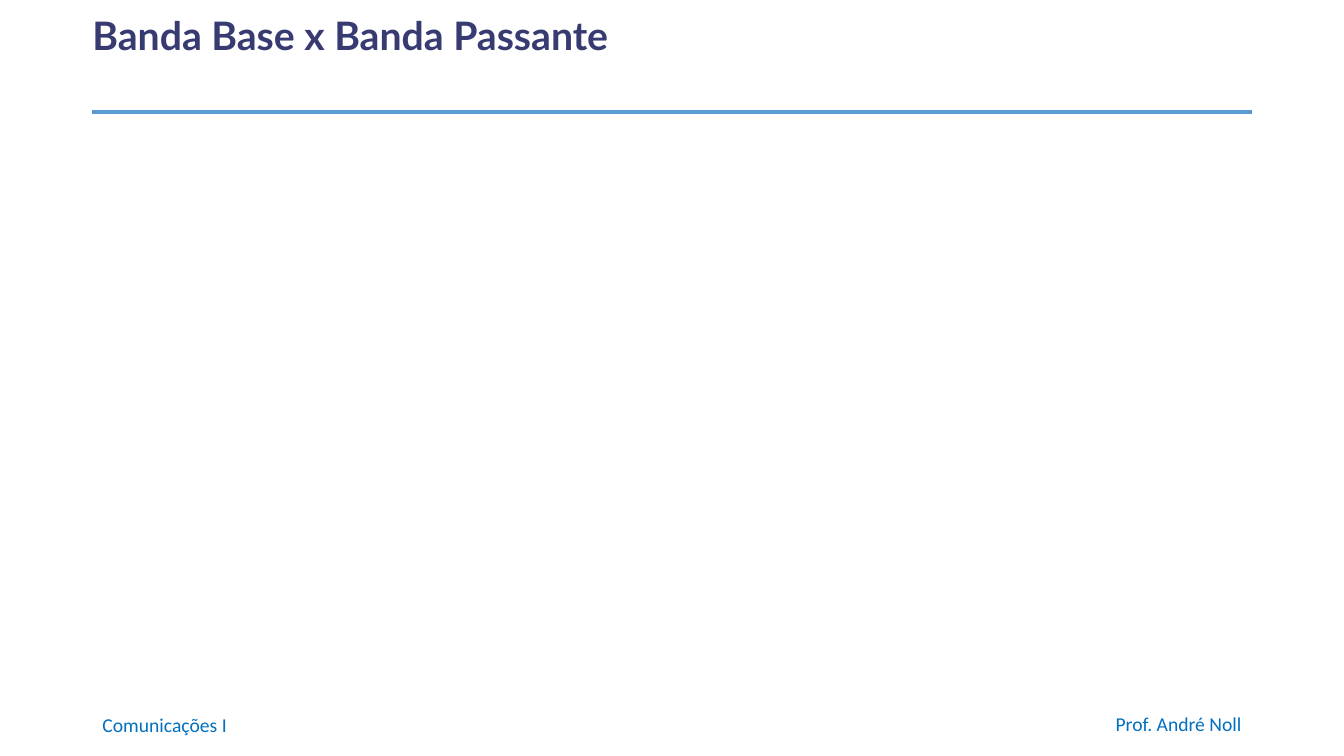
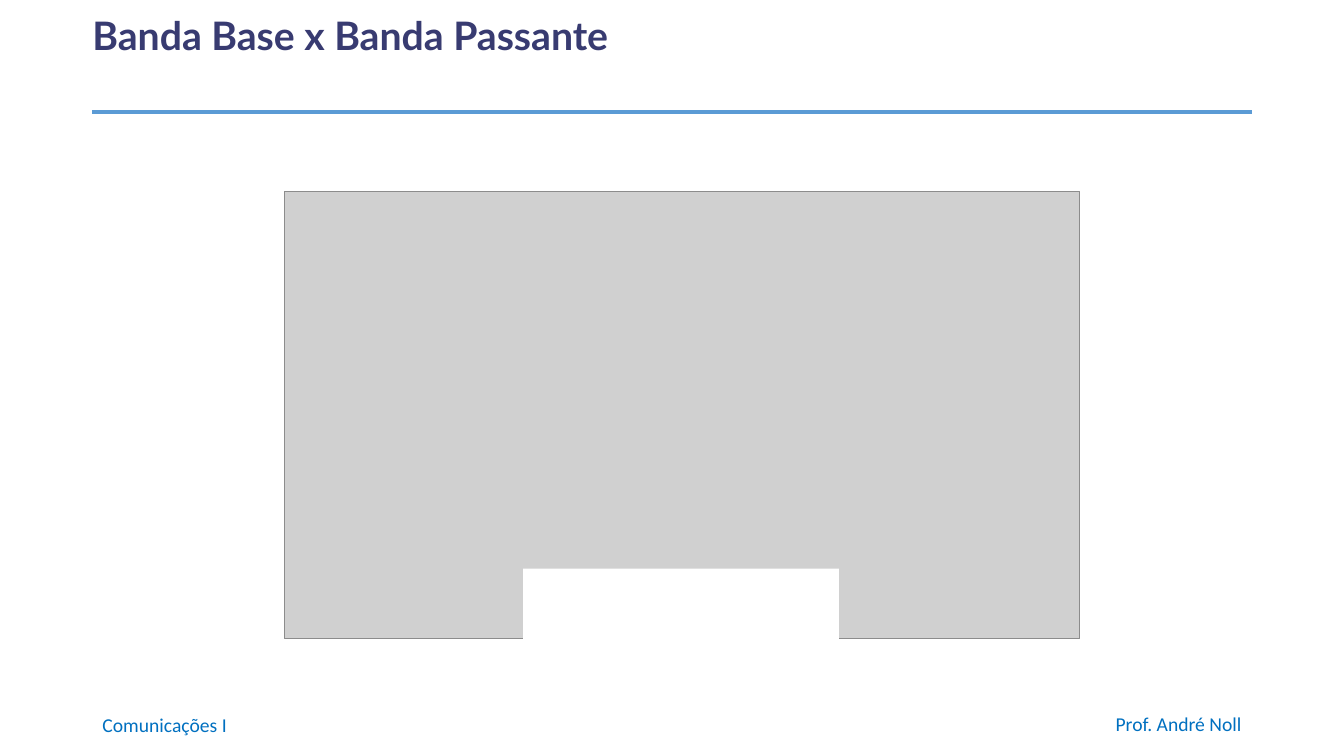
Before and after one commit to anollba/comunicacoes_i_ufrj, a slide deck: slide 11 of slides/Part2-ModulaçãoAnalógica/02_01_ModulaçãoAM.pptx. Drawn at 1344x756 pixels with LibreOffice and Linux fonts; fonts in the diff are those of the drawing; grey boxes stand for pictures; background and template pictures are left out. Boxes give left, top, right and bottom in pixels: in the first picture for what was removed or moved away, otherwise in the second. Text is boxed around its words. In the diff, an @@ line names an element or a change of style, - is before the commit and + after.

```diff
--- a/slides/Part2-ModulaçãoAnalógica/02_01_ModulaçãoAM.pptx
+++ b/slides/Part2-ModulaçãoAnalógica/02_01_ModulaçãoAM.pptx
@@ picture added at (284,192,1080,639) @@
@@ rectangle added at (523,569,839,663), fill #FFFFFF @@
```
Also in this commit, not shown: 3 other slides changed, 1 other file.
